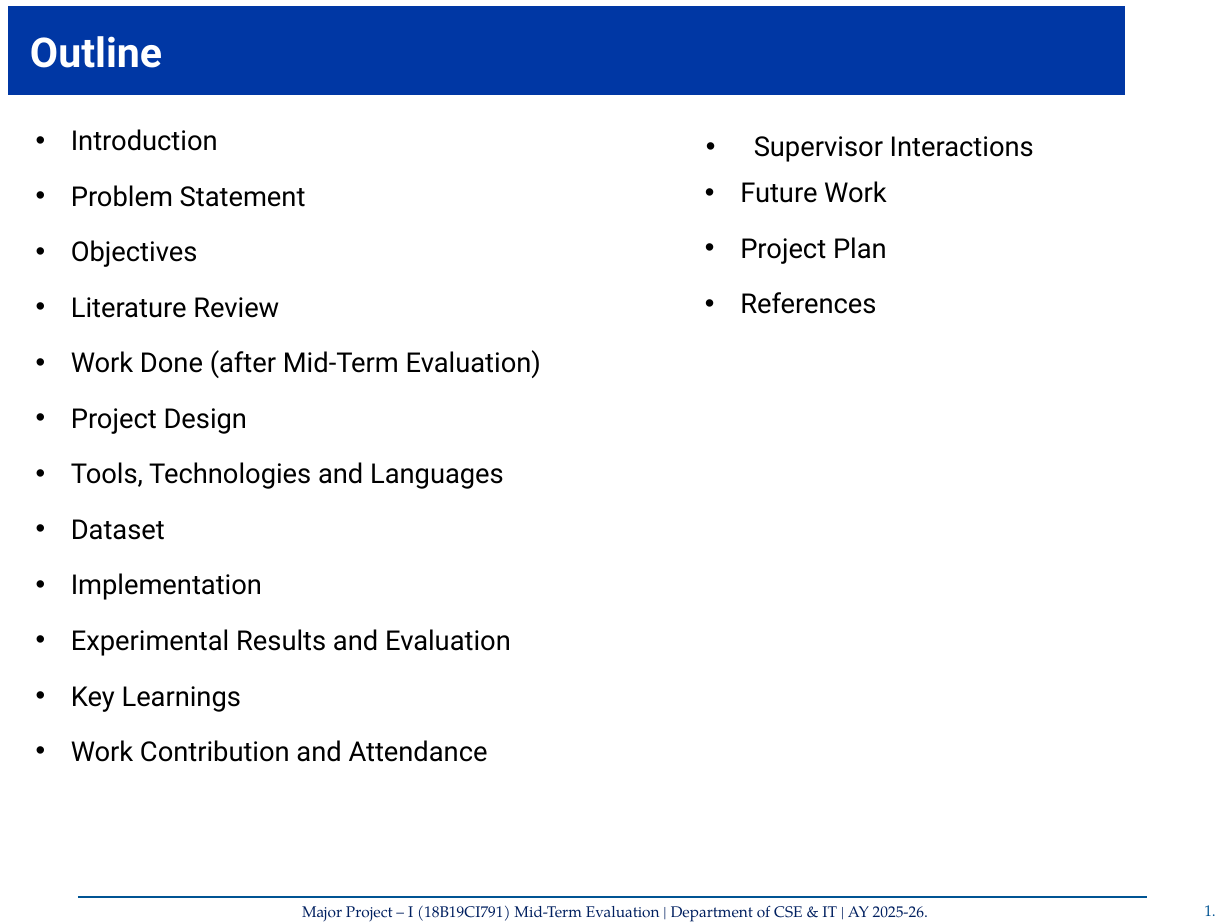
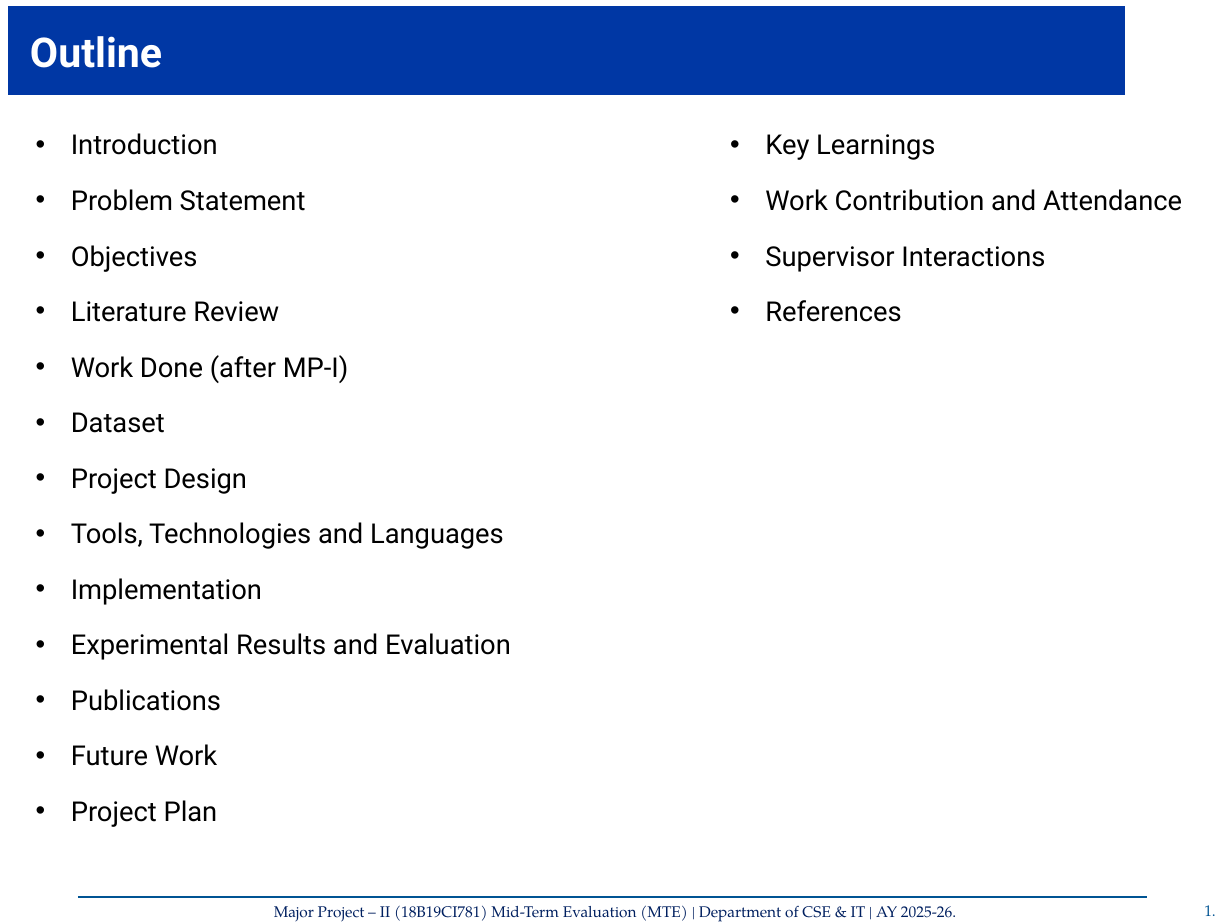
Before and after one commit to GauravThakur04/AI-Agent-for-Github-Workflow-Automation, a slide deck: slide 2 of RG61.pptx. Drawn at 1232x924 pixels with LibreOffice and Linux fonts; fonts in the diff are those of the drawing; background and template pictures are left out. Boxes give left, top, right and bottom in pixels: in the first picture for what was removed or moved away, otherwise in the second. Text is boxed around its words. In the diff, an @@ line names an element or a change of style, - is before the commit and + after.

```diff
--- a/RG61.pptx
+++ b/RG61.pptx
@@ text "Key Learnings": place and size @@
-text "Key Learnings" at (740, 181, 887, 314)
+text "Key Learnings" at (765, 134, 1182, 322)
@@ text at (765, 134, 1182, 211): paragraphs added @@
+• Key Learnings
+• Work Contribution and Attendance
@@ text at (740, 181, 887, 264): paragraphs removed @@
-• Future Work
-• Project Plan
@@ text at (765, 246, 1045, 272): indent changed @@
@@ text at (71, 355, 349, 433): text changed @@
-• Work Done (after Mid-Term Evaluation)
+• Work Done (after MP-I)
+• Dataset
@@ text at (71, 519, 165, 540): paragraph removed @@
-• Dataset
@@ text at (71, 689, 221, 827): text changed @@
-• Key Learnings
-• Work Contribution and Attendance
+• Publications
+• Future Work
+• Project Plan
@@ text at (274, 905, 956, 922): text changed @@
-Major Project – I (18B19CI791) Mid-Term Evaluation | Department of CSE & IT | AY 2025-26.
+Major Project – II (18B19CI781) Mid-Term Evaluation (MTE) | Department of CSE & IT | AY 2025-26.
@@ text at (873, 906, 928, 918): text changed @@
-Monday, September 8, 2025
+Tuesday, March 3, 2026
```
Also in this commit, not shown: 16 other slides changed, 21 slides added, 18 slides removed.
